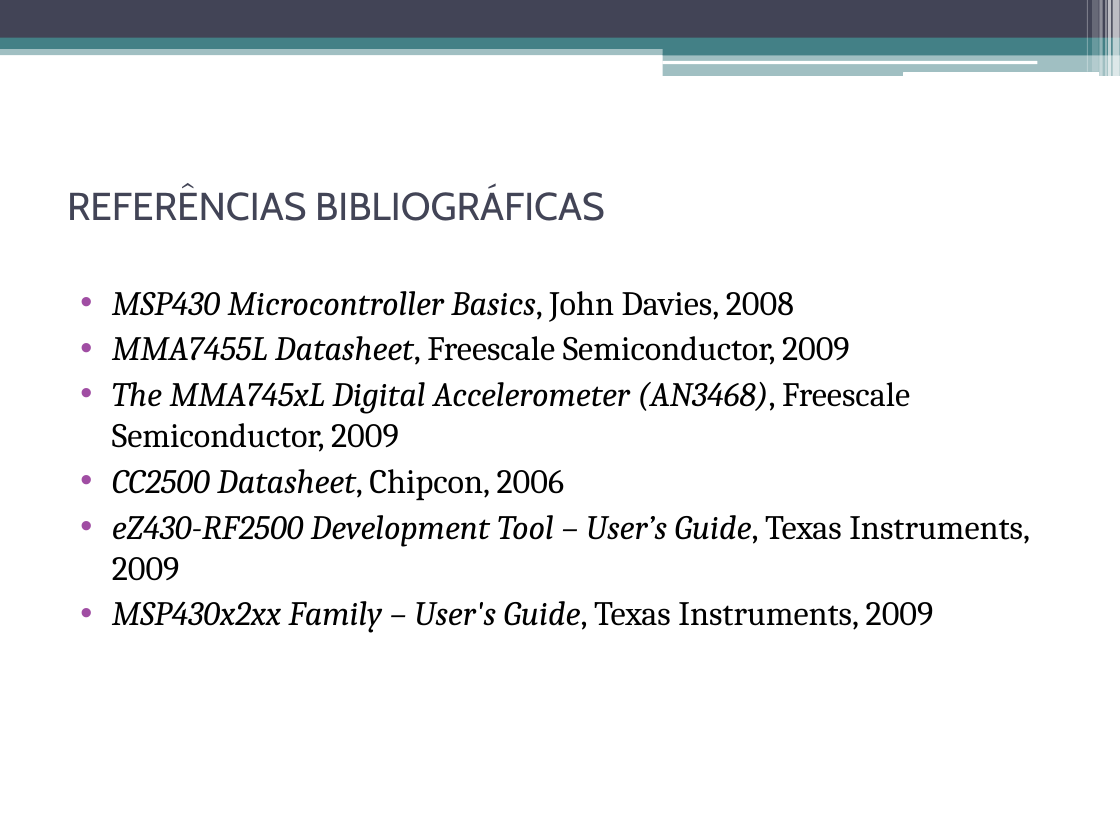
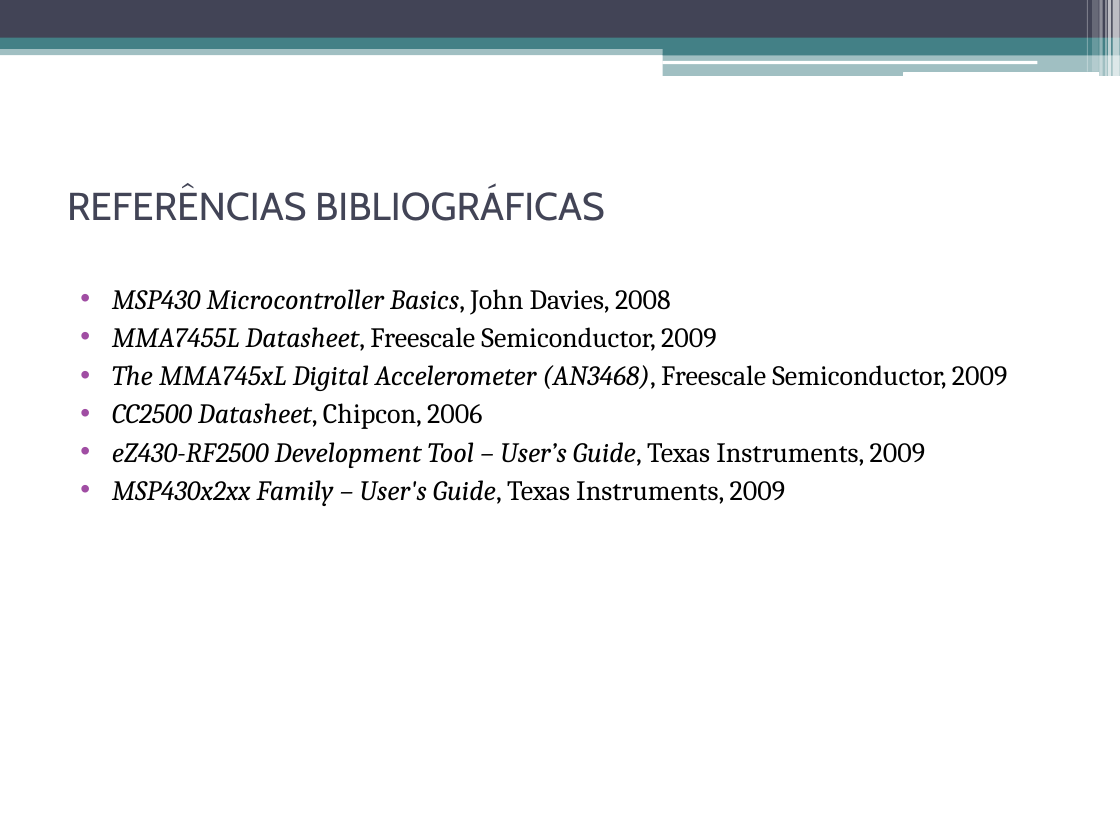
Before and after one commit to gnoahn/msp430-remote-control-car, a slide deck: slide 15 of documentos/apresentação.pptx. Drawn at 1120x840 pixels with LibreOffice and Linux fonts; fonts in the diff are those of the drawing. Boxes give left, top, right and bottom in pixels: in the first picture for what was removed or moved away, otherwise in the second. Text is boxed around its words. In the diff, an @@ line names an element or a change of style, - is before the commit and + after.

```diff
--- a/documentos/apresentação.pptx
+++ b/documentos/apresentação.pptx
@@ text "MSP430 Microcontroller Basics, John Davies, ..." at (x1=112, y1=289, x2=1008, y2=506): size 22 to 18 pt @@
```
Also in this commit, not shown: 3 other slides changed.
